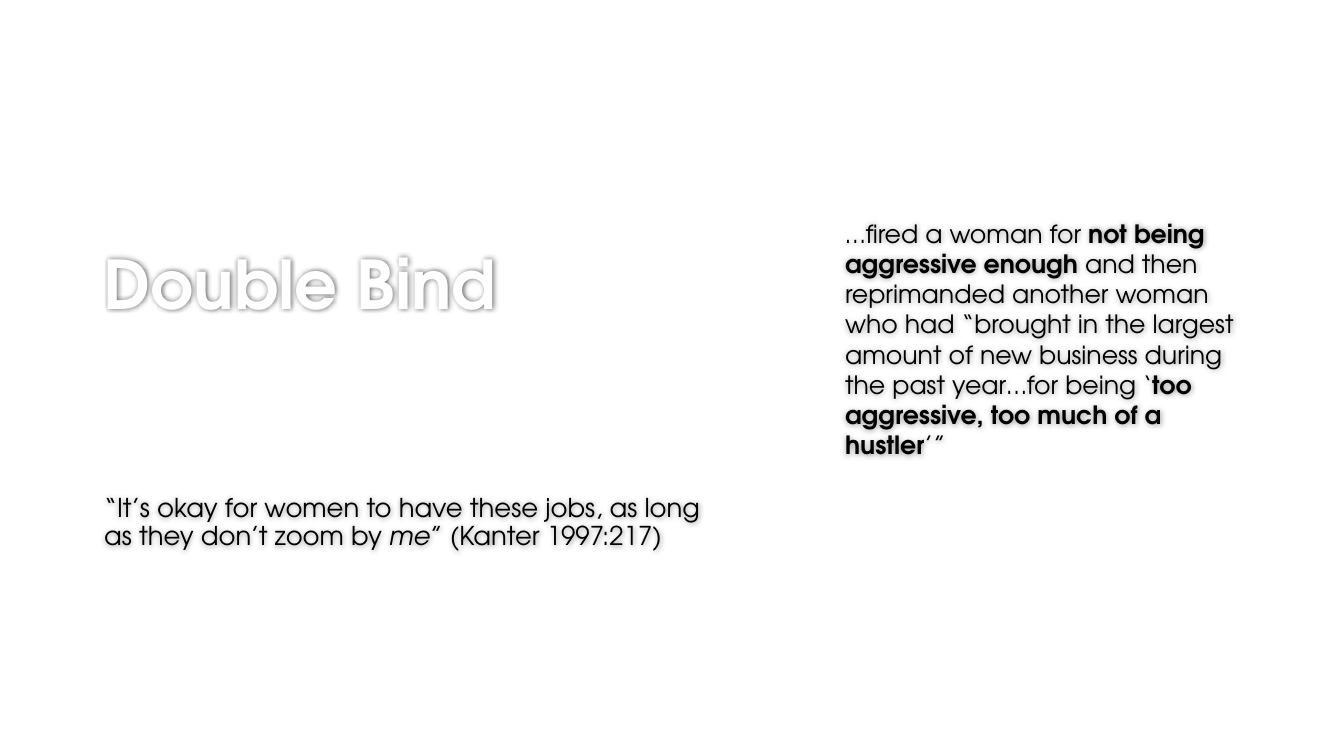
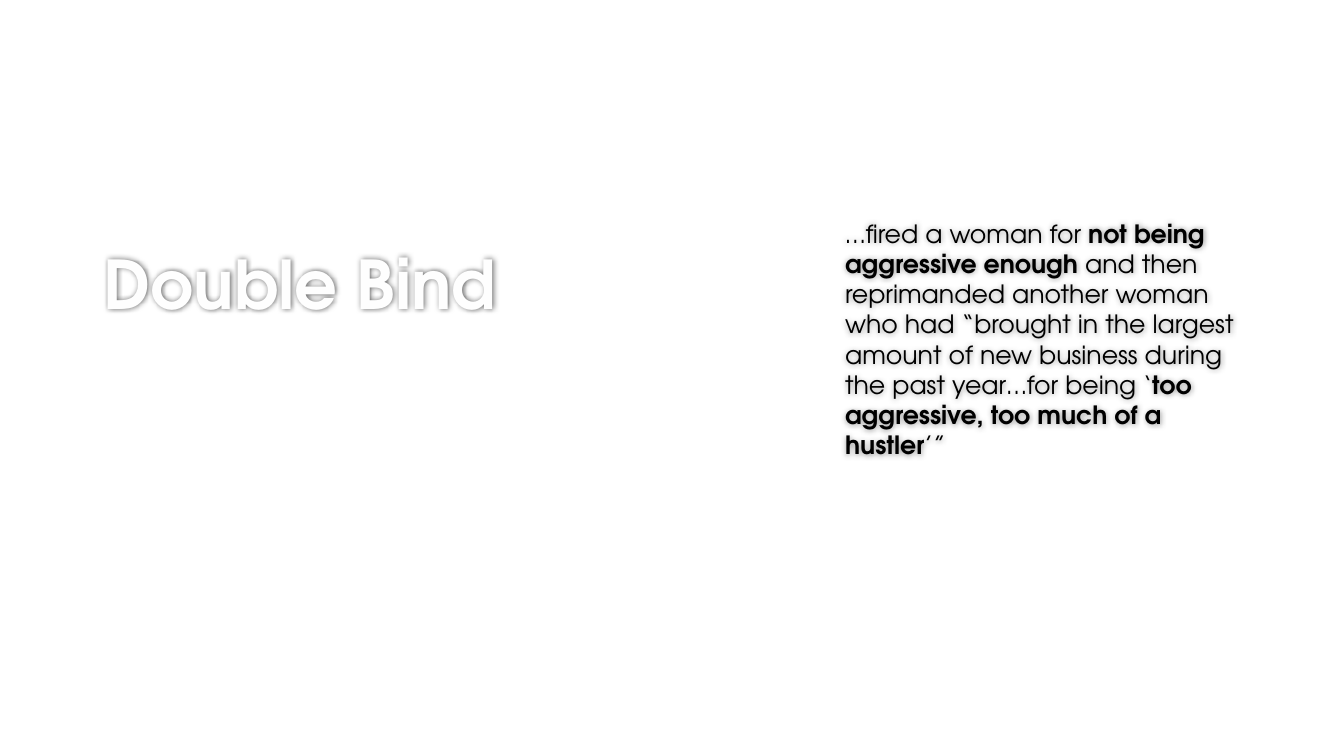
Before and after one commit to ekmaloney/soc490s, a slide deck: slide 10 of slides/march1.pptx. Drawn at 1344x756 pixels with LibreOffice and Linux fonts; fonts in the diff are those of the drawing; background and template pictures are left out. Boxes give left, top, right and bottom in pixels: in the first picture for what was removed or moved away, otherwise in the second. Text is boxed around its words. In the diff, an @@ line names an element or a change of style, - is before the commit and + after.

```diff
--- a/slides/march1.pptx
+++ b/slides/march1.pptx
@@ text removed at (x1=104, y1=497, x2=700, y2=551) @@
-“It’s okay for women to have these jobs, as long as they don’t zoom by me” (Kanter 1997:217)
```
Also in this commit, not shown: 8 other slides changed, 3 slides added, 1 slide removed, 11 other files.
